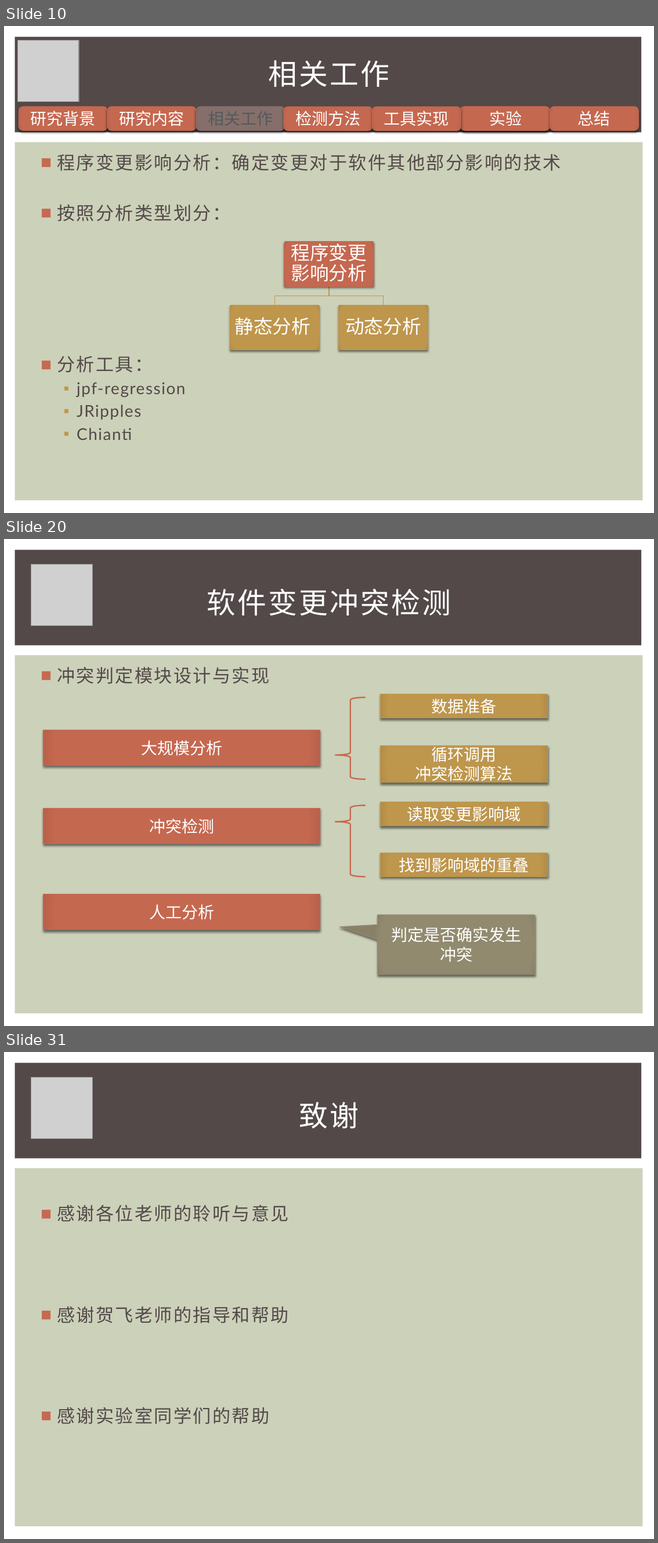
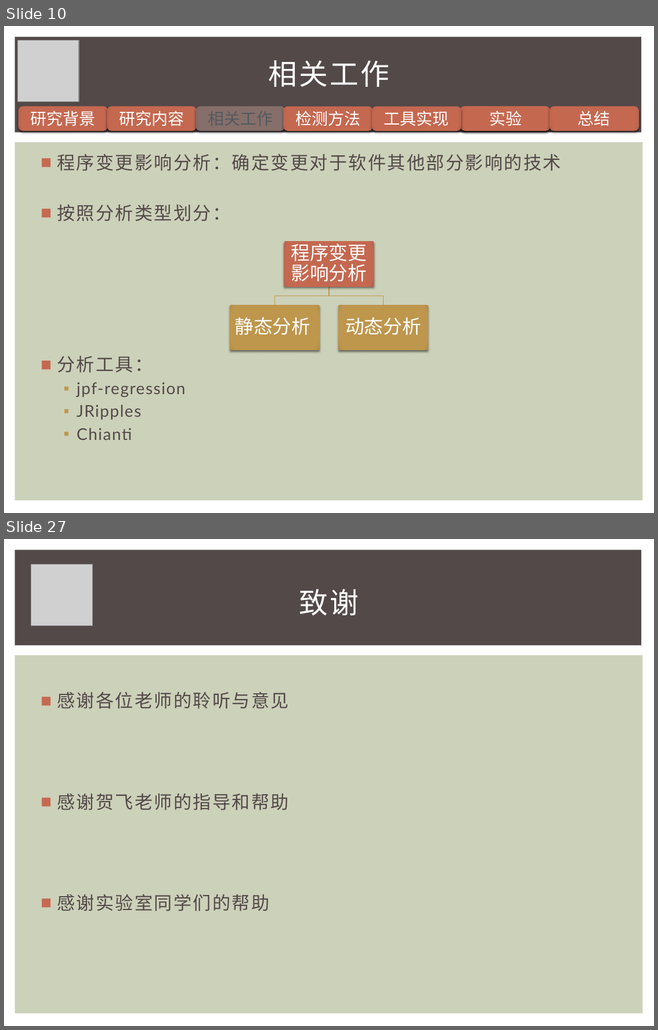
Before and after one commit to iewrer/mythesis, a slide deck: 答辩PPT.pptx. Shown one above the other, each under a label of ours: slides 10, 20 and 31 before the commit, slides 10 and 27 after it; the slides between them are not shown. The pictures are 658x1543 and 658x1030 pixels, drawn with LibreOffice and Linux fonts; fonts in the diff are those of the drawing; grey boxes stand for pictures. Boxes give left, top, right and bottom in pixels: in the first picture for what was removed or moved away, otherwise in the second. Text is boxed around its words. In the diff, an @@ line names an element or a change of style, - is before the commit and + after.

```diff
--- a/答辩PPT.pptx
+++ b/答辩PPT.pptx
@@ slide 20 removed at <box>4,539,654,1026</box>, background #FFFFFF; not listed: 2 template elements that a slide beside it also shows @@
@@ picture removed at <box>31,565,92,625</box> @@
@@ title removed at <box>207,589,451,616</box> @@
-软件变更冲突检测
@@ text removed at <box>57,667,269,684</box> @@
-■ 冲突判定模块设计与实现
@@ rectangle removed at <box>380,694,547,718</box> @@
-数据准备
@@ left brace removed at <box>335,697,365,779</box> @@
@@ rectangle removed at <box>43,730,320,765</box> @@
-大规模分析
@@ rectangle removed at <box>380,745,547,783</box> @@
-循环调用
-冲突检测算法
@@ rectangle removed at <box>43,809,320,843</box> @@
-冲突检测
@@ left brace removed at <box>335,805,365,877</box> @@
@@ rectangle removed at <box>380,802,547,826</box> @@
-读取变更影响域
@@ rectangle removed at <box>380,853,547,877</box> @@
-找到影响域的重叠
@@ rectangle removed at <box>43,895,320,929</box> @@
-人工分析
@@ speech box removed at <box>378,915,535,974</box> @@
-判定是否确实发生冲突
@@ what was slide 31 is now slide 27 @@
```
Also in this commit, not shown: 12 slides changed, 4 slides added, 7 other slides removed, 1 other file.
